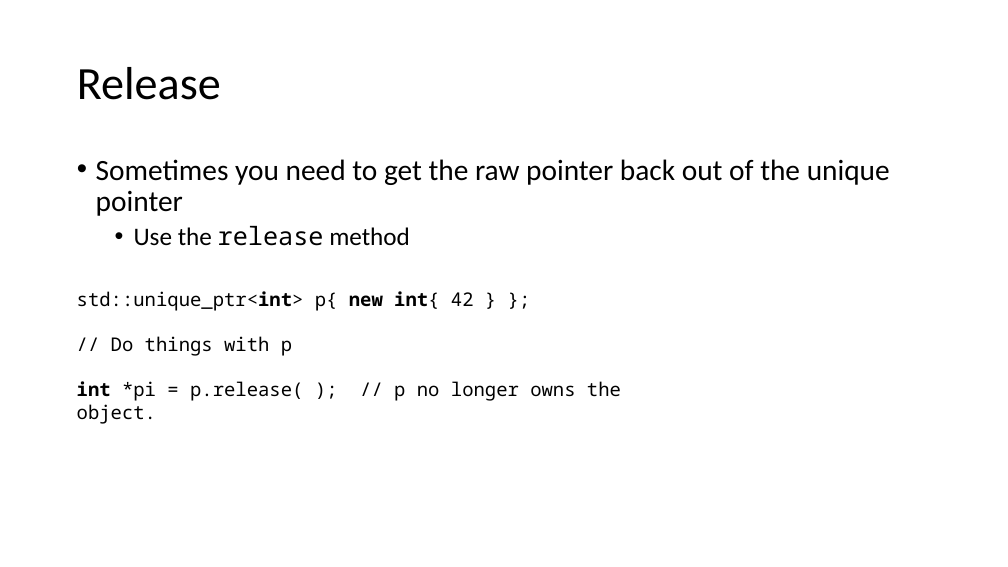
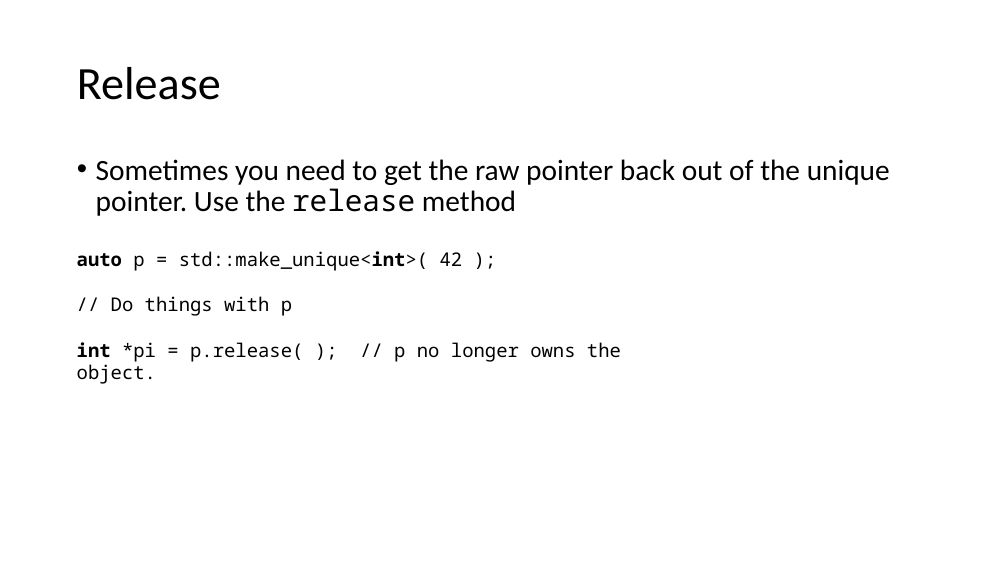
Before and after one commit to pchapin/cpp, a slide deck: slide 15 of Presentations/SmartPointers.pptx (slide 14 before the commit). Drawn at 1008x567 pixels with LibreOffice and Linux fonts; fonts in the diff are those of the drawing. Boxes give left, top, right and bottom in pixels: in the first picture for what was removed or moved away, otherwise in the second. Text is boxed around its words. In the diff, an @@ line names an element or a change of style, - is before the commit and + after.

```diff
--- a/Presentations/SmartPointers.pptx
+++ b/Presentations/SmartPointers.pptx
@@ text at (96,159,890,216): text changed @@
-• Sometimes you need to get the raw pointer back out of the unique pointer
-  • Use the release method
+• Sometimes you need to get the raw pointer back out of the unique pointer. Use the release method
@@ text "auto p = std::make_unique<int>( 42 ...": place and size @@
-text "auto p = std::make_unique<int>( 42 ..." at (77,291,621,401)
+text "auto p = std::make_unique<int>( 42 ..." at (77,251,621,362)
@@ text at (77,251,463,271): text changed @@
-std::unique_ptr<int> p{ new int{ 42 } };
+auto p = std::make_unique<int>( 42 );
```
Also in this commit, not shown: 12 other slides changed, 5 slides added, 2 slides removed.
